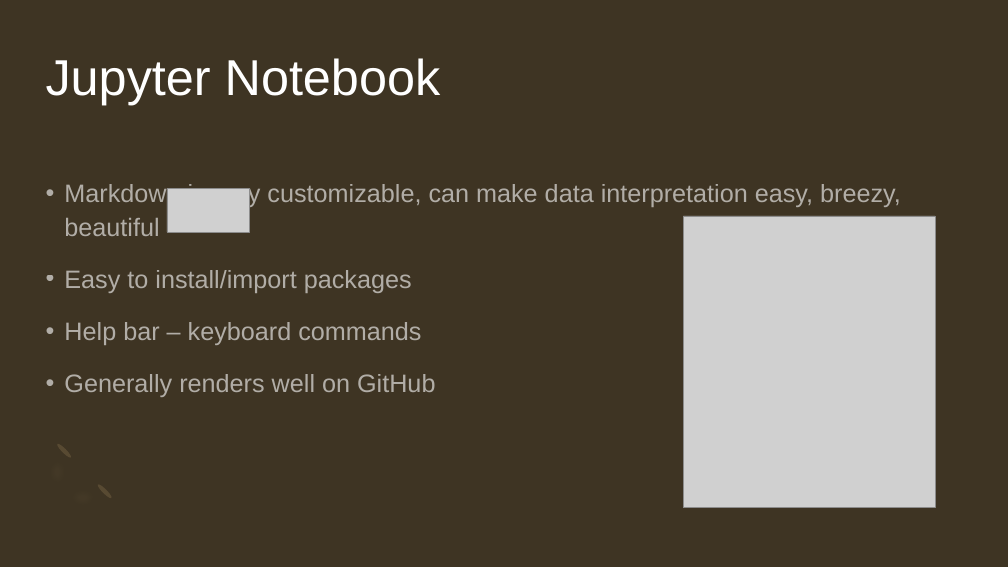
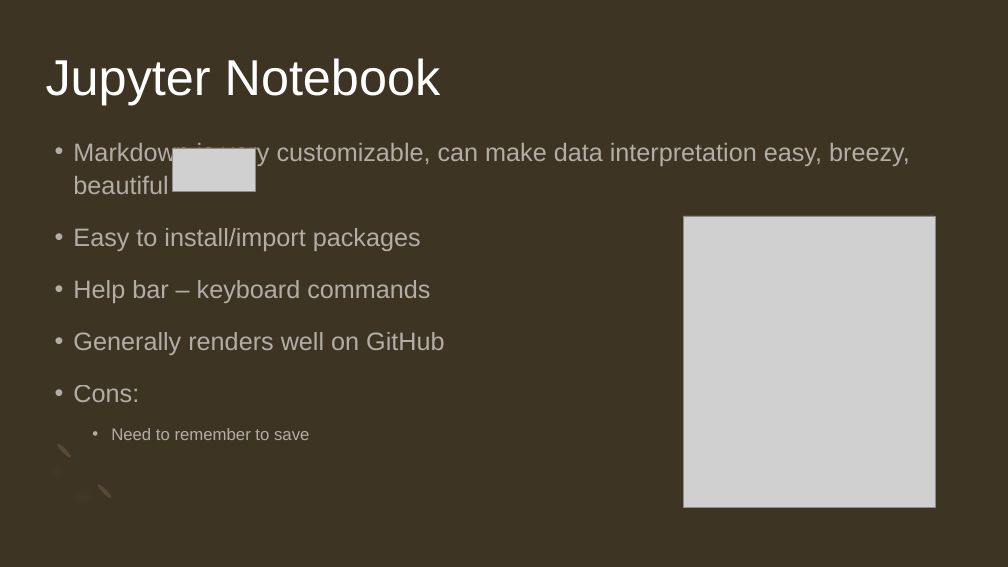
Before and after one commit to JoanneStasiak/JupyterNotebook, a slide deck: slide 8 of Github and jupyter.pptx. Drawn at 1008x567 pixels with LibreOffice and Linux fonts; fonts in the diff are those of the drawing; grey boxes stand for pictures. Boxes give left, top, right and bottom in pixels: in the first picture for what was removed or moved away, otherwise in the second. Text is boxed around its words. In the diff, an @@ line names an element or a change of style, - is before the commit and + after.

Commit message:
add r notebook and update ppt

```diff
--- a/Github and jupyter.pptx
+++ b/Github and jupyter.pptx
@@ text "Markdown is very customizable, can ...": place and size @@
-text "Markdown is very customizable, can ..." at (64,182,901,397)
+text "Markdown is very customizable, can ..." at (73,140,910,440)
@@ picture: place and size @@
-picture at (167,189,250,233)
+picture at (172,148,256,192)
@@ text at (73,385,309,440): paragraphs added @@
+• Cons:
+  • Need to remember to save
```
Also in this commit, not shown: 4 other slides changed, 2 other files.
